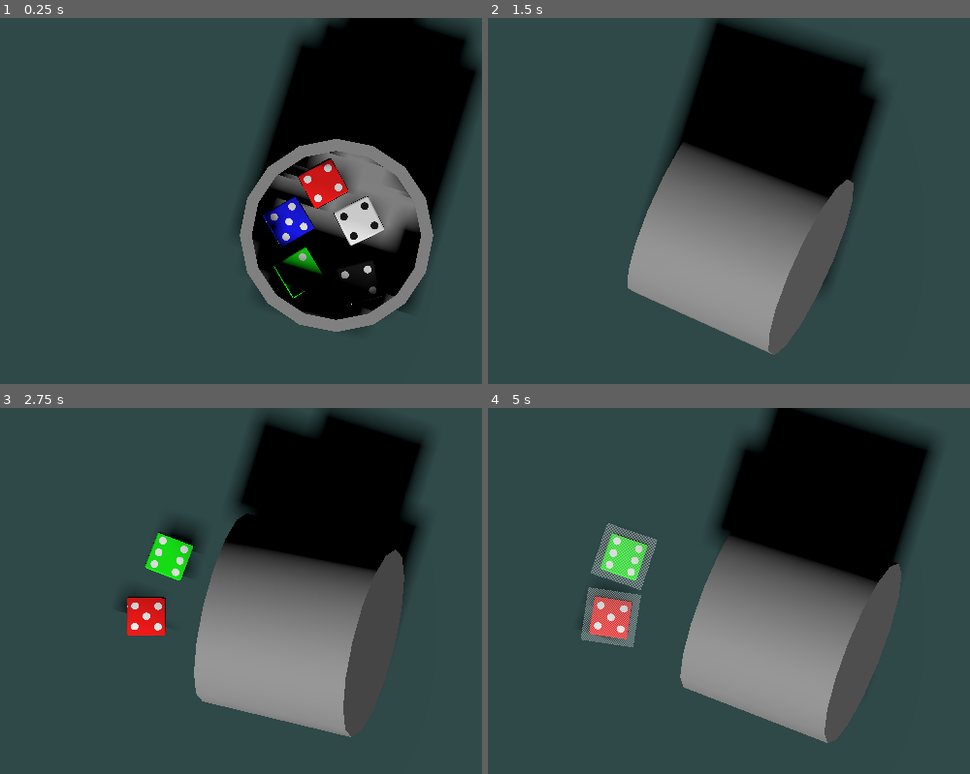
Above: before the commit, frames 1-4 (two rows, left to right).
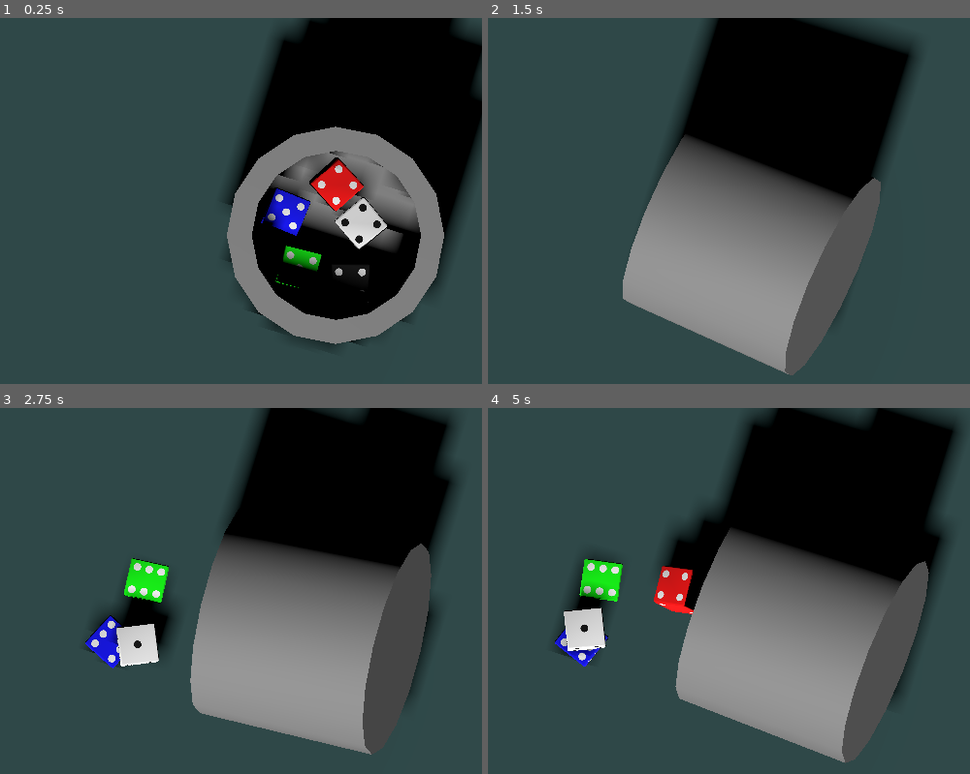
Above: after the commit, the same moments.

Repository: SangHyung-Jung/ColorDiceRollGame
Game: Godot game, scene res://placeholder.tscn
The game is run twice, just before and just after one commit, with the same random seed, the same clock (stepped at 60 frames per second) and the same inputs.
Inputs (mouse positions are in pixels of both pictures, inside the frame that each line leads up to):
- Up to frame 1 (0.25 s): no input
- Up to frame 2 (1.5 s): move the mouse to (753, 211) at 0.52 s; click (753, 211) at 0.67 s; move the mouse to (outside the picture) at 1.27 s; click (outside the picture) at 1.42 s
- Up to frame 3 (2.75 s): move the mouse to (173, 528) at 2.02 s; click (173, 528) at 2.17 s
- Up to frame 4 (5 s): move the mouse to (545, 711) at 2.77 s; click (545, 711) at 2.92 s; move the mouse to (815, 689) at 3.52 s; click (815, 689) at 3.67 s; move the mouse to (outside the picture) at 4.27 s; click (outside the picture) at 4.42 s

The runs differ from the first frame. In frame 1, 12% of the frame differs, in the area x 46-100%, y 0-90%; in frame 2, 12%; in frame 3, 13%; in frame 4, 18%, in the area x 13-98%, y 0-98%.

Commit message:
dice tunnelling fix1

Diff:
--- a/cup.tscn
+++ b/cup.tscn
@@ -8,7 +8,6 @@
 script = ExtResource("1_f5eb6")
 
 [node name="Visuals" type="CSGCombiner3D" parent="."]
-use_collision = true
 
 [node name="Outer" type="CSGCylinder3D" parent="Visuals"]
 radius = 4.0
@@ -21,3 +20,19 @@
 radius = 3.5
 height = 6.5
 sides = 16
+
+[node name="CollisionMesh" type="CSGCombiner3D" parent="."]
+use_collision = true
+
+[node name="CollisionOuter" type="CSGCylinder3D" parent="CollisionMesh"]
+transform = Transform3D(1, 0, 0, 0, 1, 0, 0, 0, 1, -0.037, -0.5, 0)
+radius = 4.5
+height = 7.5
+sides = 16
+
+[node name="CollisionInner" type="CSGCylinder3D" parent="CollisionMesh"]
+transform = Transform3D(1, 0, 0, 0, 1, 0, 0, 0, 1, 0, 1.02468, 0)
+operation = 2
+radius = 3.5
+height = 6.5
+sides = 16
